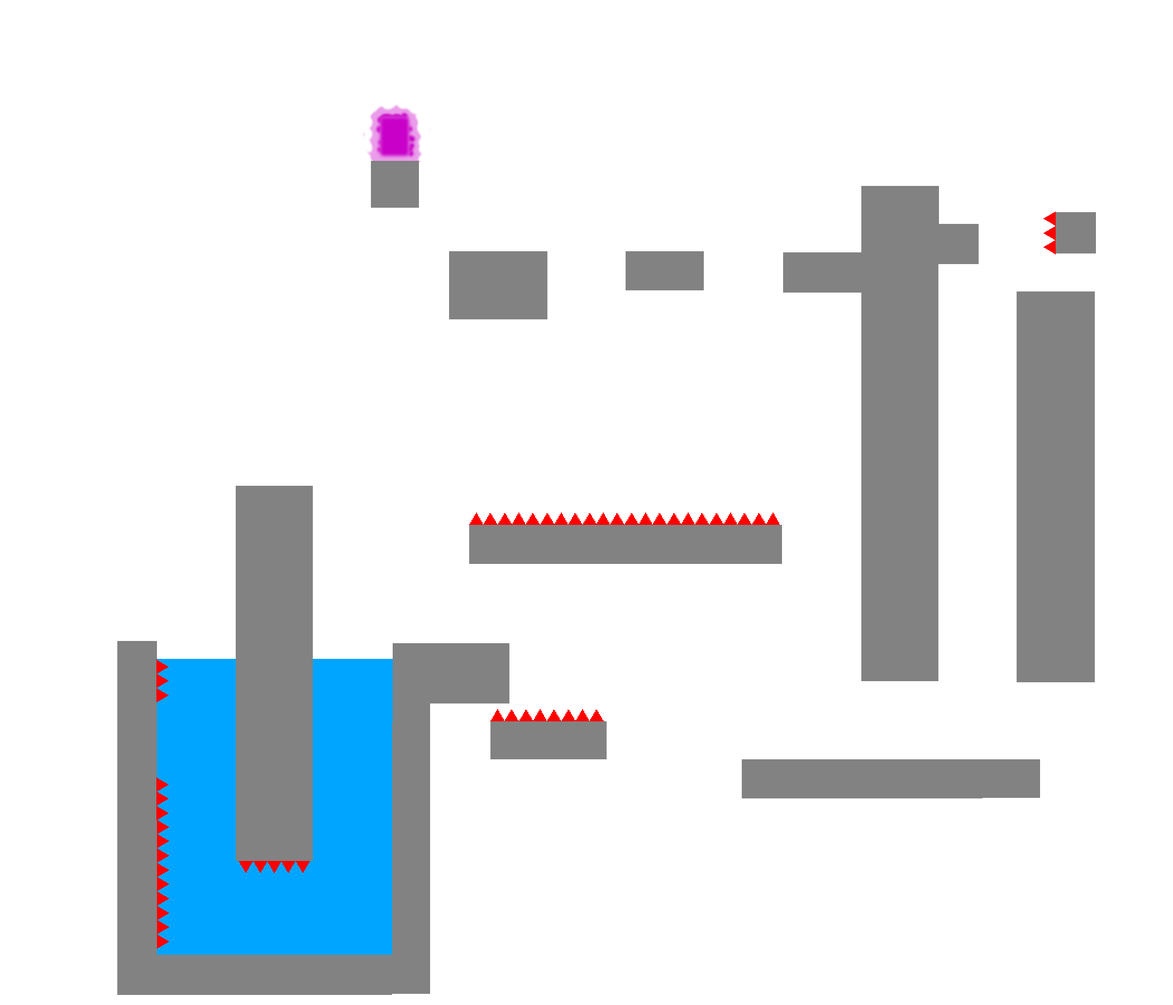
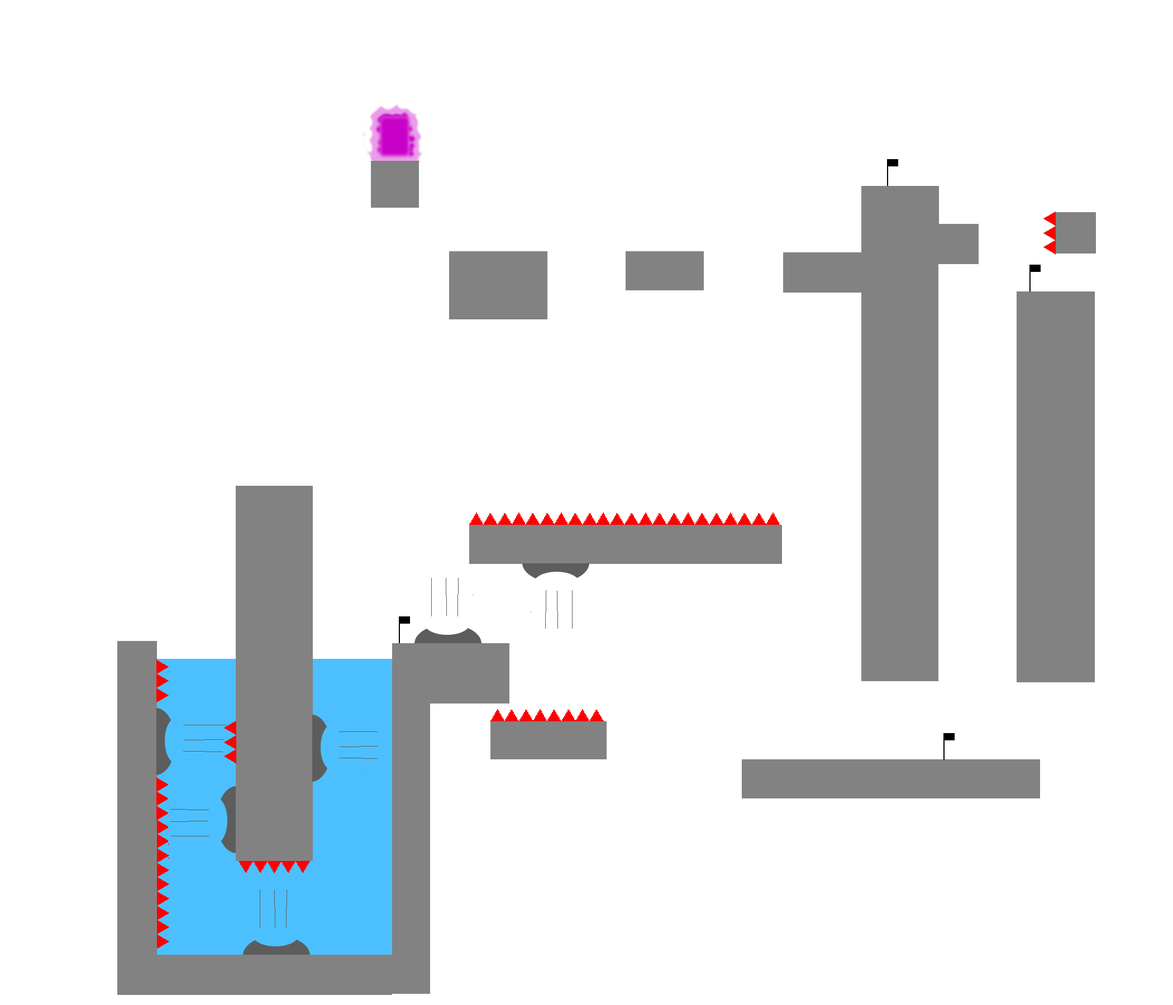
Before/after of a (1173, 1005) layered artwork. What changed in the layer stack:
added layer "cp4" above "cp3" over [887, 159, 899, 187]
added layer "cp3" above "cp2" over [1029, 264, 1041, 292]
added layer "cp2" above "cp1" over [943, 733, 955, 761]
added layer "cp1" above "grid" over [398, 616, 411, 644]
painted on "Spikes copy" over [156, 563, 590, 956]
painted on "Background" over [156, 643, 1041, 956]
added layer "Background copy" (70%) above "Moving Platforms" over [156, 659, 393, 956]
